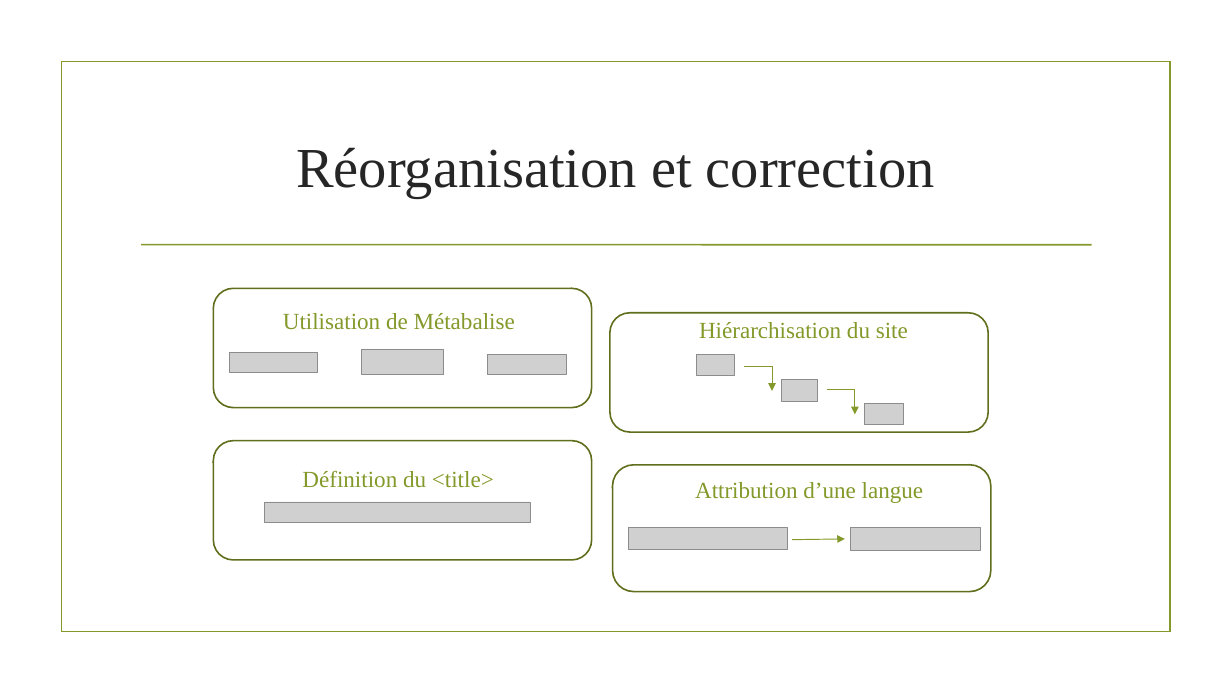
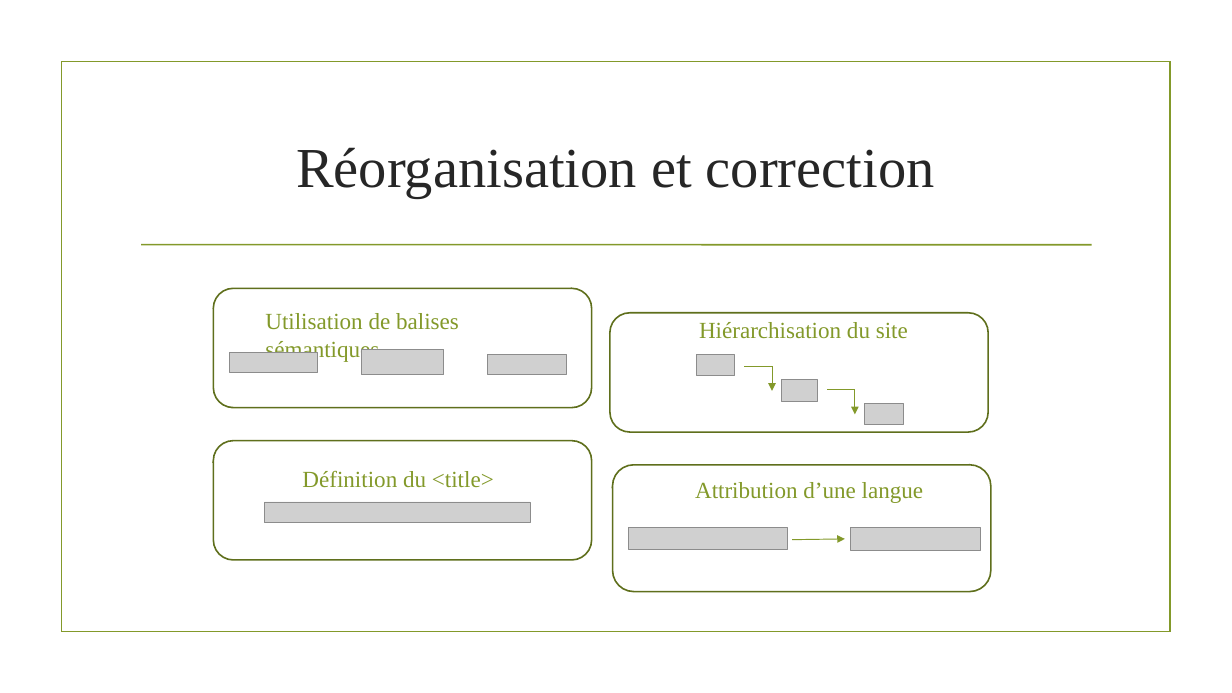
Before and after one commit to JeremyTar/JeremyTardini_4_19072021, a slide deck: slide 6 of Documents/Rapport d’optimisation.odp. Drawn at 1232x693 pixels with LibreOffice and Linux fonts; fonts in the diff are those of the drawing; grey boxes stand for pictures; background and template pictures are left out. Boxes give left, top, right and bottom in pixels: in the first picture for what was removed or moved away, otherwise in the second. Text is boxed around its words. In the diff, an @@ line names an element or a change of style, - is before the commit and + after.

Commit message:
Correction 2.0

```diff
--- a/Documents/Rapport d’optimisation.odp
+++ b/Documents/Rapport d’optimisation.odp
@@ text at bbox=[265, 313, 459, 363]: text changed @@
-Utilisation de Métabalise
+Utilisation de balises sémantiques
```
Also in this commit, not shown: 1 other slide changed, 1 slide removed, 4 other files.
